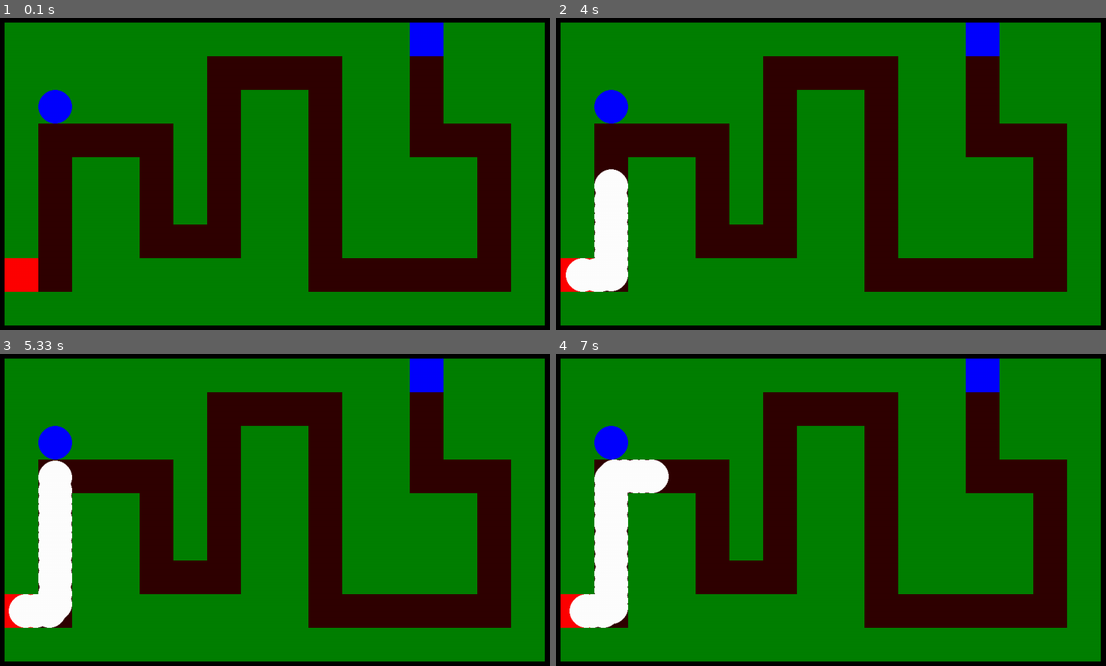
Above: before the commit, frames 1-4 (two rows, left to right).
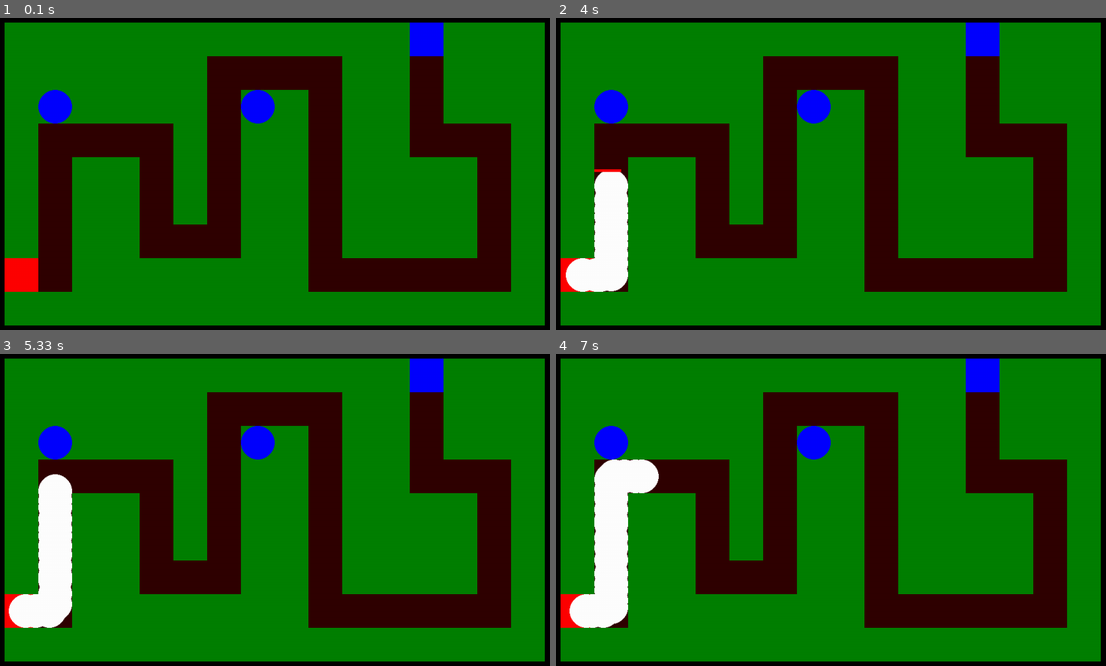
Above: after the commit, the same moments.

Repository: Eric-Guerra-Ribeiro/veik-defense
Game: pygame game, started from main.py
Same seed, same stepped clock (60 frames per second), same inputs: the game is played once before the commit and once after it.
Inputs:
- Up to frame 1 (0.1 s): no input
- Up to frame 2 (4 s): tap Space at 0.33, 0.73, 1.03, 1.23, 1.57, 1.87, 2.07, 2.37, 2.63, 2.97, 3.27, 3.4, 3.8 s
- Up to frame 3 (5.33 s): tap Space at 4.1, 4.47, 4.87, 5.17 s
- Up to frame 4 (7 s): tap Space at 5.37, 5.67, 5.87, 6.2, 6.5, 6.7 s

The runs differ from the first frame. In frame 1, 0.5% of the frame differs, in the area x 43-51%, y 23-34%; in frame 2, 0.6%; in frame 3, 0.8%, in the area x 6-51%, y 23-46%; in frame 4, 0.8%.

Commit message:
Add hp bar

Diff:
--- a/art.py
+++ b/art.py
@@ -46,6 +46,13 @@
         pygame.draw.circle(mgun_sur, pgc.ALLY_CAMP_COLOR, (pgc.GRID_SIZE//2, pgc.GRID_SIZE//2), pgc.GRID_SIZE//2)
         return {enums.Tower.MACHINE_GUN: mgun_sur}
 
+    def hp_bar(self, pos, perc_hp):
+        """
+        Draws a unit's hp bar if not full.
+        """
+        if perc_hp < 1:
+            pygame.draw.rect(self.screen, pgc.RED, pygame.Rect(*pos, perc_hp*pgc.GRID_SIZE, pgc.HP_HEIGHT))
+
     def draw(self):
         """
         Draws all elements in screen.
@@ -57,6 +64,7 @@
             self.screen.blit(
                 self.unit_imgs[unit.get_unit_type()], unit_pos
             )
+            self.hp_bar(unit_pos, unit.get_health_perc())
         for tower in self.game.towers:
             tower_pos = screenpos.unit_pos_in_scrn(tower.pos, tower.pos, 1)
             self.screen.blit(
--- a/gameconstants.py
+++ b/gameconstants.py
@@ -15,5 +15,7 @@
 # Tower Stats
 
 BASE_FIRE_RATE = 1/pgc.FREQUENCY
-BASE_TDMG = 0.2
+BASE_TDMG = 0.20
 BASE_RANGE = 3.0
+
+EPSILON = 1e-6
--- a/gamecontroller.py
+++ b/gamecontroller.py
@@ -29,9 +29,9 @@
         # Temporary function for testing TODO Remove this function
         self.units.append(unit.Infantry(self.bf_map))
 
-    def spawn_tower(self):
+    def spawn_tower(self, pos):
         # Temporary function for testing TODO Remove this function
-        self.towers.append(tower.MachineGun(self.bf_map, (2,1)))
+        self.towers.append(tower.MachineGun(self.bf_map, pos))
 
     def get_map(self):
         """
--- a/main.py
+++ b/main.py
@@ -15,7 +15,8 @@
     screen = pygame.display.set_mode((pgc.WINDOW_WIDTH, pgc.WINDOW_HEIGHT))
     arts = art.Art(screen, game)
      #TODO: Change this
-    game.spawn_tower()
+    game.spawn_tower((2, 1))
+    game.spawn_tower((2, 7))
     while game.is_running():
         clock.tick(pgc.FREQUENCY)
         arts.draw()
--- a/pygameconstants.py
+++ b/pygameconstants.py
@@ -6,10 +6,12 @@
 GRID_SIZE = 64
 
 MAP_CORNER_POS = (30, 50)
+HP_HEIGHT = 5
 # Colors
 BLACK = 0, 0, 0
 WHITE = 255, 255, 255
 GREEN = 0, 128, 0
+RED = 255, 0, 0
 
 ROAD_COLOR = 48, 0, 0
 GRASS_COLOR = 0, 128, 0
--- a/unit.py
+++ b/unit.py
@@ -34,7 +34,7 @@
         kills it if health goes to zero or bellow.
         """
         self.health -= dmg*(armor_pierc/self.armor)**gc.AP_EFFECTIVENESS
-        if self.health <= 0:
+        if self.health <= gc.EPSILON:
             self.die()
 
     def damage_camp(self):
